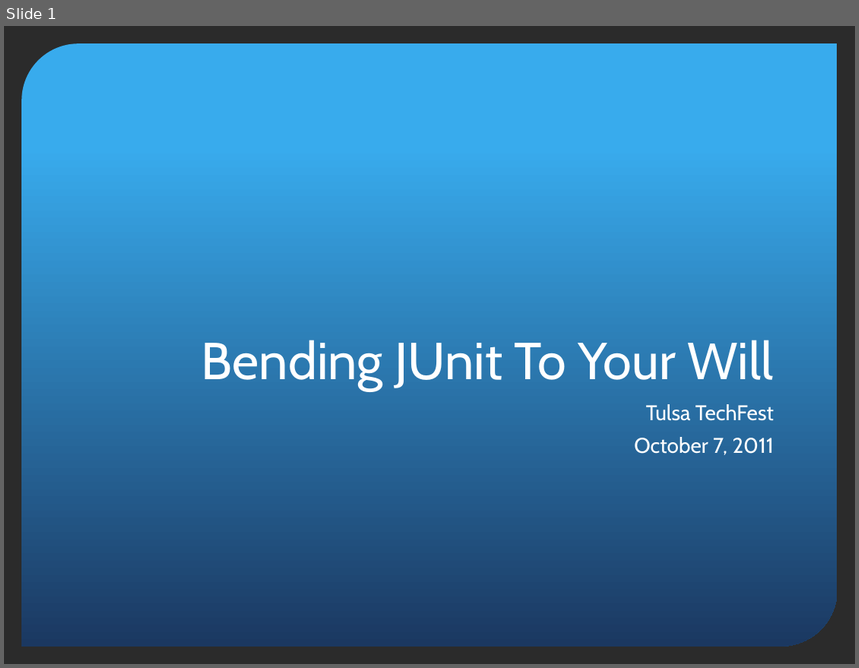
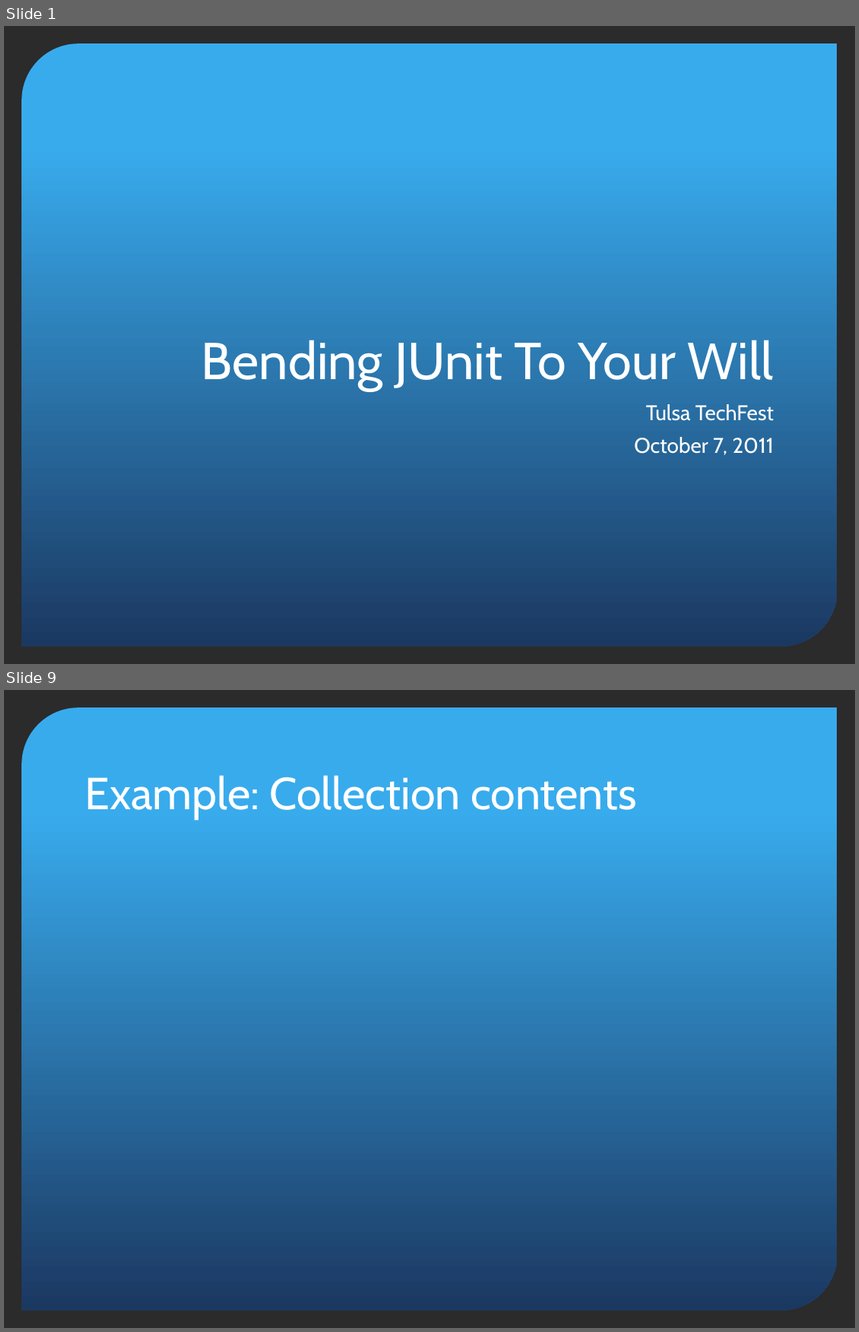
Before and after one commit to pholser/bending-junit, a slide deck: bending-junit.pptx. Shown one above the other, each under a label of ours: slide 1 before the commit, slides 1 and 9 after it; the slides between them are not shown. The pictures are 859x668 and 859x1332 pixels, drawn with LibreOffice and Linux fonts; fonts in the diff are those of the drawing; background and template pictures are left out; a plain dark background stands for a picture behind light text. Boxes give left, top, right and bottom in pixels: in the first picture for what was removed or moved away, otherwise in the second. Text is boxed around its words. In the diff, an @@ line names an element or a change of style, - is before the commit and + after.

```diff
--- a/bending-junit.pptx
+++ b/bending-junit.pptx
@@ slide 9 added at [4,690,855,1328], background picture (left out); not listed: 1 template element that a slide beside it also shows @@
@@ title added at [85,775,637,819], 38 pt, text #FFFFFF @@
+Example: Collection contents
```
Also in this commit, not shown: 8 other slides added, 3 other files.
